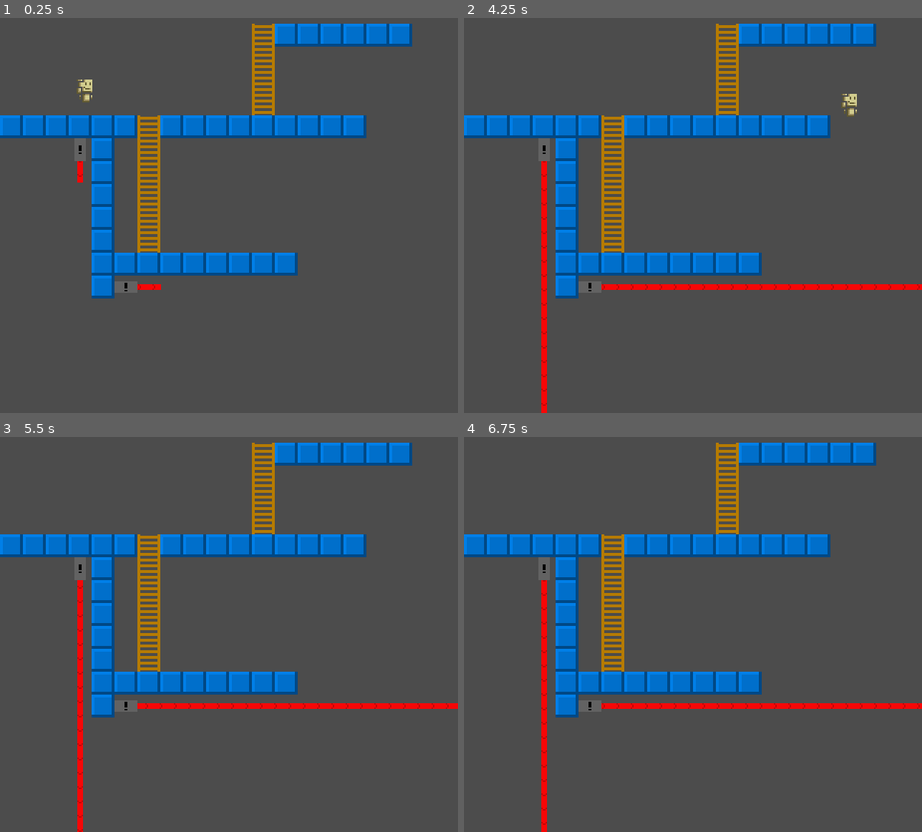
Above: before the commit, frames 1-4 (two rows, left to right).
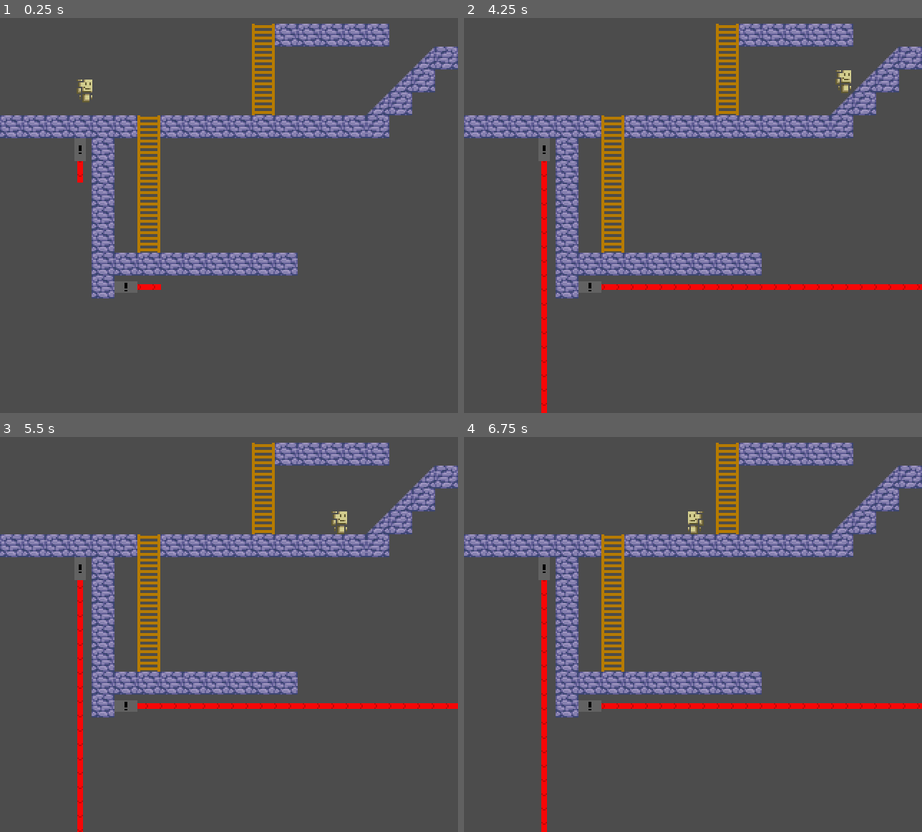
Above: after the commit, the same moments.

Repository: CodedSakura/GameJamGame
Game: Godot game, scene res://Scenes/Levels/Test.tscn
The game is run twice, just before and just after one commit, with the same random seed, the same clock (stepped at 60 frames per second) and the same inputs.
Inputs:
- Up to frame 1 (0.25 s): no input
- Up to frame 2 (4.25 s): hold Right (move_right) 0.53-2.03 s; tap Up (jump) at 0.77, 1.52, 3.02, 3.77 s; hold Left (move_left) 2.03-2.78 s; hold Right (move_right) from 2.78 s (still down)
- Up to frame 3 (5.5 s): release Right (move_right) at 4.28 s; hold Left (move_left) 4.28-5.03 s; tap Up (jump) at 4.52 s; hold Right (move_right) from 5.03 s (still down)
- Up to frame 4 (6.75 s): release Right (move_right) at 5.78 s; hold Left (move_left) from 5.78 s (still down); tap Up (jump) at 6.02 s

The runs differ from the first frame. In frame 1, 12% of the frame differs, in the area x 0-100%, y 1-72%; in frame 2, 12%; in frame 3, 12%; in frame 4, 12%.

Commit message:
slanted platforms

Diff:
--- a/Scenes/Levels/Test.tscn
+++ b/Scenes/Levels/Test.tscn
@@ -1,42 +1,21 @@
-[gd_scene load_steps=18 format=2]
+[gd_scene load_steps=11 format=2]
 
 [ext_resource path="res://Scenes/Lazer/Lazer_Emiter_H.tscn" type="PackedScene" id=1]
 [ext_resource path="res://Assets/Tiles/Square.png" type="Texture" id=2]
 [ext_resource path="res://Assets/Tiles/Ladder.png" type="Texture" id=3]
-[ext_resource path="res://Assets/Tiles/Lazer/Lazer.png" type="Texture" id=4]
-[ext_resource path="res://Assets/Tiles/Lazer/Lazer_1.png" type="Texture" id=5]
-[ext_resource path="res://Assets/Tiles/Lazer/Lazer_2.png" type="Texture" id=6]
-[ext_resource path="res://Assets/Tiles/Lazer/Lazer_3.png" type="Texture" id=7]
-[ext_resource path="res://Assets/Tiles/Lazer/Lazer_4.png" type="Texture" id=8]
-[ext_resource path="res://Scenes/Player.tscn" type="PackedScene" id=9]
-[ext_resource path="res://Scenes/Lazer/Lazer_Emiter_V.tscn" type="PackedScene" id=10]
+[ext_resource path="res://Assets/Tiles/Square_Slanted.png" type="Texture" id=4]
+[ext_resource path="res://Scenes/Player.tscn" type="PackedScene" id=5]
+[ext_resource path="res://Scenes/Lazer/Lazer_Emiter_V.tscn" type="PackedScene" id=6]
 
 [sub_resource type="ConvexPolygonShape2D" id=1]
 points = PoolVector2Array( 0, 0, 16, 0, 16, 16, 0, 16 )
 
 [sub_resource type="ConvexPolygonShape2D" id=2]
-points = PoolVector2Array( 0, 4, 16, 4, 16, 12, 0, 12 )
+points = PoolVector2Array( 0, 16, 0, 0, 16, 16 )
 
-[sub_resource type="ConvexPolygonShape2D" id=3]
-points = PoolVector2Array( 0, 6, 16, 6, 16, 10, 0, 10 )
+[sub_resource type="GDScript" id=3]
 
-[sub_resource type="AnimatedTexture" id=4]
-frames = 4
-fps = 8.0
-frame_0/texture = ExtResource( 5 )
-frame_1/texture = ExtResource( 6 )
-frame_1/delay_sec = 0.0
-frame_2/texture = ExtResource( 7 )
-frame_2/delay_sec = 0.0
-frame_3/texture = ExtResource( 8 )
-frame_3/delay_sec = 0.0
-
-[sub_resource type="ConvexPolygonShape2D" id=5]
-points = PoolVector2Array( 4, 0, 12, 0, 12, 16, 4, 16 )
-
-[sub_resource type="GDScript" id=6]
-
-[sub_resource type="TileSet" id=7]
+[sub_resource type="TileSet" id=4]
 0/name = "Square.png 0"
 0/texture = ExtResource( 2 )
 0/tex_offset = Vector2( 0, 0 )
@@ -63,7 +42,7 @@
 1/navigation_offset = Vector2( 0, 0 )
 1/shapes = [  ]
 1/z_index = 0
-2/name = "Lazer.png 2"
+2/name = "Square_Slanted.png 2"
 2/texture = ExtResource( 4 )
 2/tex_offset = Vector2( 0, 0 )
 2/modulate = Color( 1, 1, 1, 1 )
@@ -79,39 +58,7 @@
 "shape_transform": Transform2D( 1, 0, 0, 1, 0, 0 )
 } ]
 2/z_index = 0
-3/name = "Lazer.png 3"
-3/texture = SubResource( 4 )
-3/tex_offset = Vector2( 0, 0 )
-3/modulate = Color( 1, 1, 1, 1 )
-3/region = Rect2( 0, 0, 16, 16 )
-3/tile_mode = 0
-3/occluder_offset = Vector2( 0, 0 )
-3/navigation_offset = Vector2( 0, 0 )
-3/shapes = [ {
-"autotile_coord": Vector2( 0, 0 ),
-"one_way": false,
-"one_way_margin": 1.0,
-"shape": SubResource( 3 ),
-"shape_transform": Transform2D( 1, 0, 0, 1, 0, 0 )
-} ]
-3/z_index = 0
-4/name = "Lazer.png 4"
-4/texture = ExtResource( 4 )
-4/tex_offset = Vector2( 0, 0 )
-4/modulate = Color( 1, 1, 1, 1 )
-4/region = Rect2( 0, 16, 16, 16 )
-4/tile_mode = 0
-4/occluder_offset = Vector2( 0, 0 )
-4/navigation_offset = Vector2( 0, 0 )
-4/shapes = [ {
-"autotile_coord": Vector2( 0, 0 ),
-"one_way": false,
-"one_way_margin": 1.0,
-"shape": SubResource( 5 ),
-"shape_transform": Transform2D( 1, 0, 0, 1, 0, 0 )
-} ]
-4/z_index = 0
-script = SubResource( 6 )
+script = SubResource( 3 )
 
 [node name="Node2D" type="Node2D"]
 
@@ -119,13 +66,13 @@
 position = Vector2( 88, 232 )
 
 [node name="TileMap" type="TileMap" parent="."]
-tile_set = SubResource( 7 )
+tile_set = SubResource( 4 )
 cell_size = Vector2( 16, 16 )
 format = 1
-tile_data = PoolIntArray( 196619, 1, 0, 196620, 0, 0, 196621, 0, 0, 196622, 0, 0, 196623, 0, 0, 196624, 0, 0, 196625, 0, 0, 262155, 1, 0, 327691, 1, 0, 393227, 1, 0, 458752, 0, 0, 458753, 0, 0, 458754, 0, 0, 458755, 0, 0, 458756, 0, 0, 458757, 0, 0, 458758, 1, 0, 458759, 0, 0, 458760, 0, 0, 458761, 0, 0, 458762, 0, 0, 458763, 0, 0, 458764, 0, 0, 458765, 0, 0, 458766, 0, 0, 458767, 0, 0, 524292, 0, 0, 524294, 1, 0, 589828, …(245 unchanged characters)…
+tile_data = PoolIntArray( 196619, 1, 0, 196620, 0, 0, 196621, 0, 0, 196622, 0, 0, 196623, 0, 0, 196624, 0, 0, 262155, 1, 0, 262162, 536870914, 0, 262163, 536870912, 0, 327691, 1, 0, 327697, 536870914, 0, 327698, 536870912, 0, 393227, 1, 0, 393232, 536870914, 0, 393233, 536870912, 0, 458752, 0, 0, 458753, 0, 0, 458754, 0, 0, 458755, 0, 0, 458756, 0, 0, 458757, 0, 0, 458758, 1, 0, 458759, 0, 0, 458760, 0, 0, 458761, 0, 0, 458762, 0, 0, 458763, 0, 0, 458764, 0, 0, 458765, 0, 0, 458766, 0, 0, 458767, 0, 0, 458768, 536870912, 0, 524292, 0, 0, 524294, 1, 0, 589828, …(245 unchanged characters)…
 
-[node name="Player" parent="." instance=ExtResource( 9 )]
+[node name="Player" parent="." instance=ExtResource( 5 )]
 position = Vector2( 58.2684, 57.5802 )
 
-[node name="StaticBody2D" parent="." instance=ExtResource( 10 )]
+[node name="StaticBody2D" parent="." instance=ExtResource( 6 )]
 position = Vector2( 56, 136 )
Binary file changed: Assets/Tiles/Square.png
Binary file added: Assets/Tiles/Square_Slanted.png
Not shown, added: Assets/Tiles/Square_Slanted.png.import
